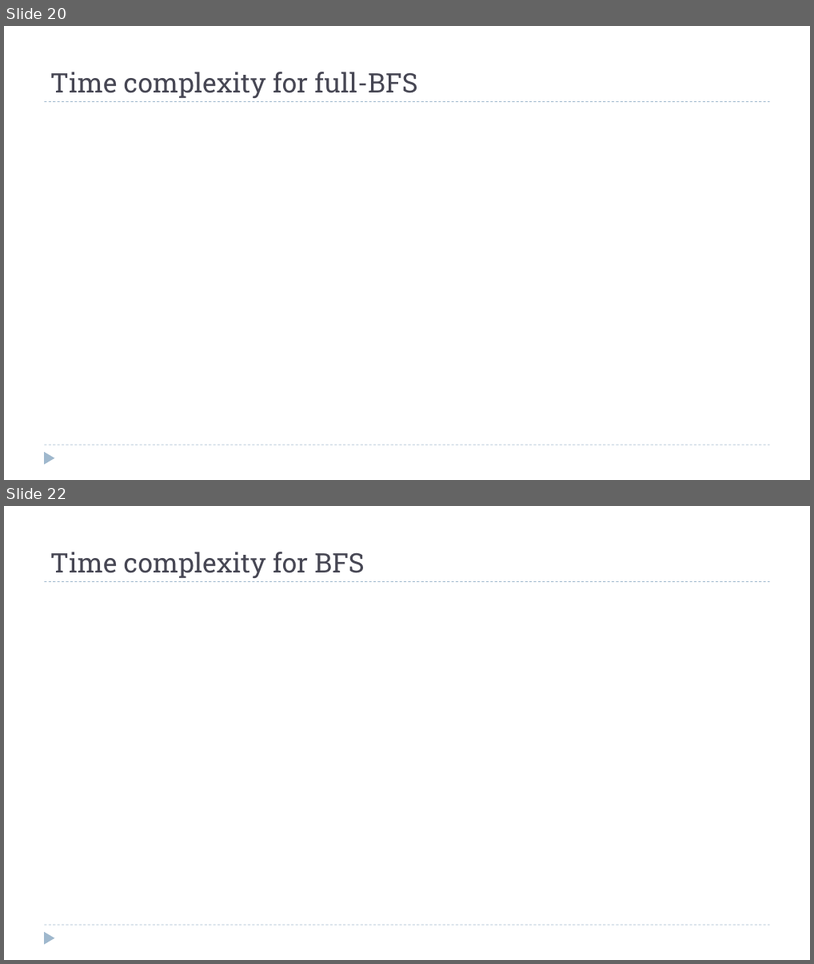
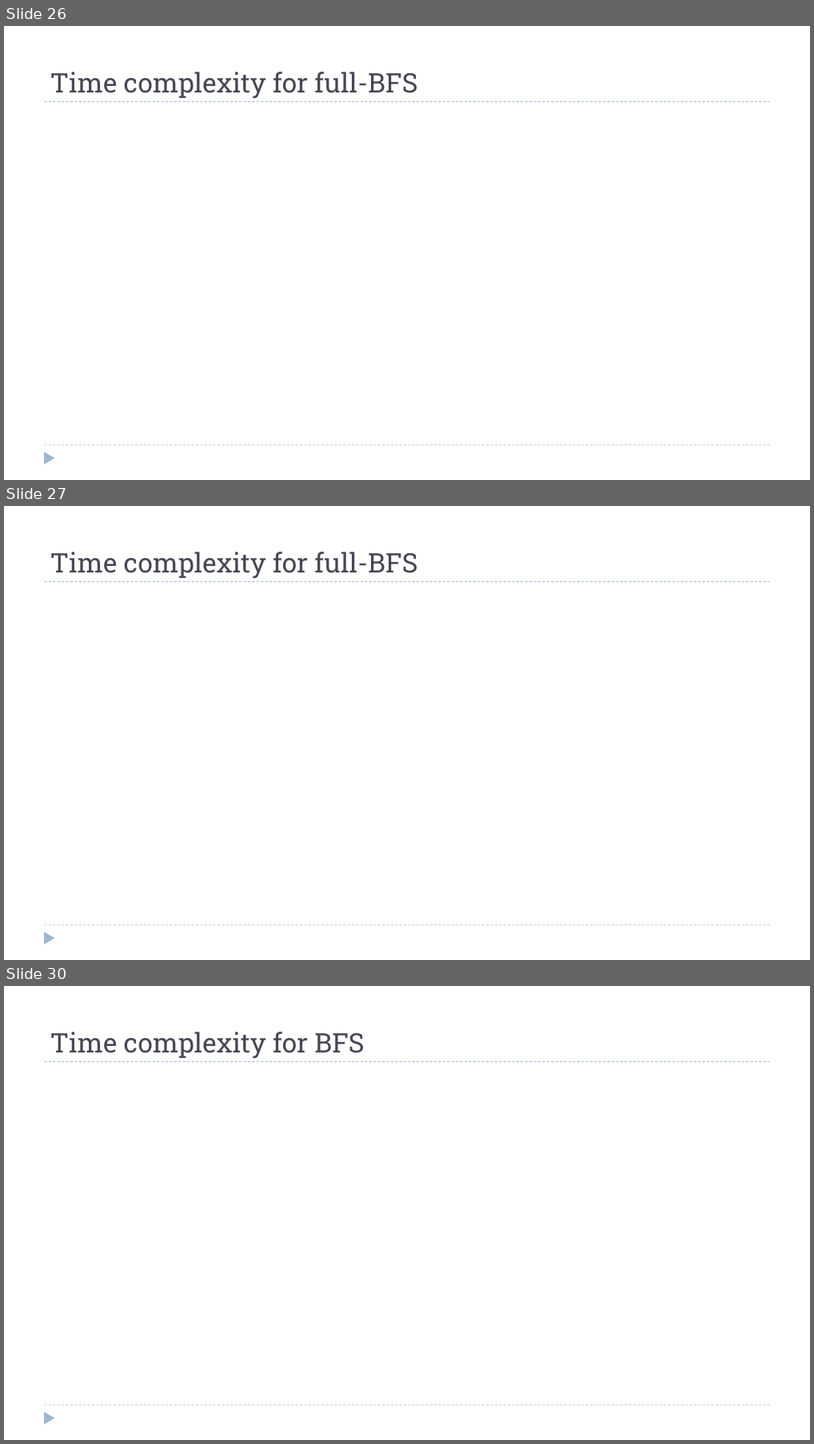
Before and after one commit to dsc-courses/dsc40b-2025-wi, a slide deck: materials/lectures/11-bfs-pt_I/slides.pptx. Shown one above the other, each under a label of ours: slides 20 and 22 before the commit, slides 26, 27 and 30 after it; the slides between them are not shown. The pictures are 814x964 and 814x1444 pixels, drawn with LibreOffice and Linux fonts; fonts in the diff are those of the drawing; grey boxes stand for pictures. Boxes give left, top, right and bottom in pixels: in the first picture for what was removed or moved away, otherwise in the second. Text is boxed around its words. In the diff, an @@ line names an element or a change of style, - is before the commit and + after.

```diff
--- a/materials/lectures/11-bfs-pt_I/slides.pptx
+++ b/materials/lectures/11-bfs-pt_I/slides.pptx
@@ slide 27 added at [4, 506, 810, 960], background #FFFFFF; not listed: 3 template elements that a slide beside it also shows @@
@@ title added at [50, 552, 418, 578], 32 pt, text #464653 @@
+Time complexity for full-BFS
@@ what was slide 20 is now slide 26 @@
@@ what was slide 22 is now slide 30 @@
```
Also in this commit, not shown: 2 slides changed, 7 other slides added, 22 other files.
